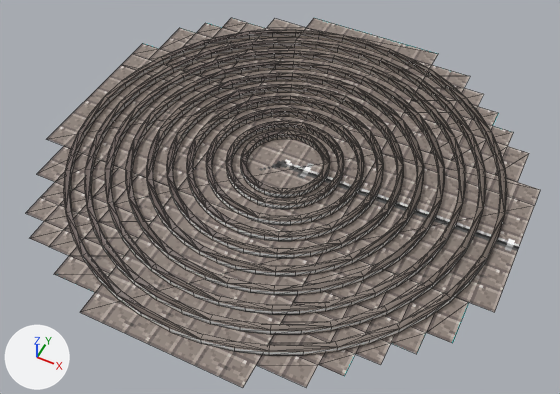
Renders of the glTF model Redist/Models/3dmodels/planetary_path_755x00.gltf from each side of a commit.
The view is the same before and after, from a 50 mm camera at (10.5, -21.8, 24.8) aimed at (0.3, -1.2, -0.9). Arrows for +X, +Y and +Z are at lower left; the lights stay in place. Mesh edges are drawn as thin lines. Vertices at the same position are counted once.

In view in the first picture: 'planetary_path_755x00'.
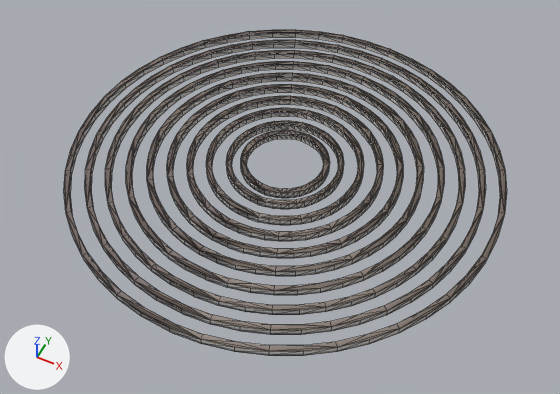
Where the change shows, as pixel boxes (x1, y1, x2, y2) in the pictures (560 x 394 px):
'planetary_path_755x00', reshaped (14% narrower, 12% shorter)
    before: (26, 18, 540, 388)
    after: (64, 30, 507, 356)
part 1 of me_plane, deleted
    before: (26, 18, 540, 388)

What the commit changed:
me_plane is used by ob_planetary_path_755x00; location (0.0, 0.0, 0.0).
me_plane had 2042 vertices, 3030 faces and spanned x -10.5..10.5, y -10.6..10.4, z 0.0..0.3.
me_plane no longer uses material mat_755_orrery_paths (picture img_755orrery_paths).
me_plane now has 1920 vertices, 2880 faces and spans x -9.6..9.6, y -9.8..9.4, z 0.0..0.3.
me_plane part 1: 122 vertices removed from x -10.5..10.5, y -10.6..10.4, z 0.0.
me_plane part 2: the surface is now shaded smooth.
